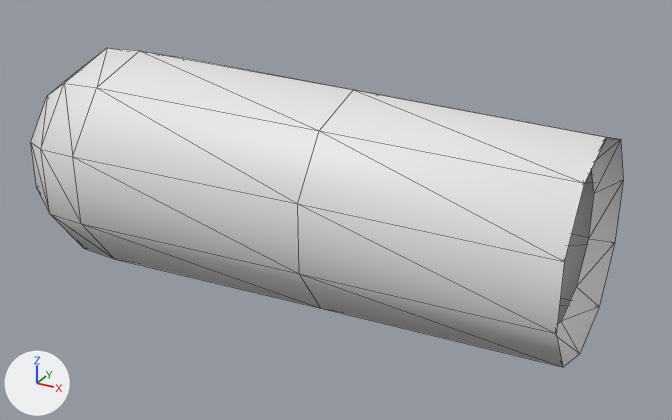
Before and after pictures for a commit that changed the glTF model assets/gear/robe_sleeve_r.glb.
The view is the same before and after, from a 50 mm camera at (0.382, -0.442, 0.212) aimed at (0.136, 0.006, -0.012). The axes (+X, +Y, +Z) are drawn at lower left. The lights are the same throughout. The older version comes first. Mesh edges are drawn as thin lines.

The first picture shows 'robe_sleeve_r'.
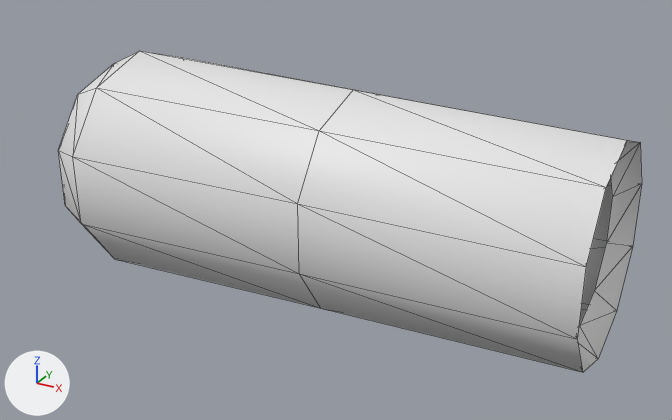
What changed in the scene script:
```text
Change me_robe_sleeve_r:
    used by ob_robe_sleeve_r; location = (0.0, 0.0, 0.0)
    remove me_robe_sleeve_r.from_pydata(...)  # 61 vertices, 110 faces; spans x -0.074..0.29, y -0.067..0.067, z -0.07..0.07
    add me_robe_sleeve_r.from_pydata(...)  # 61 vertices, 110 faces; spans x -0.059..0.3, y -0.067..0.067, z -0.07..0.07
    me_robe_sleeve_r part 1
    me_robe_sleeve_r.vertices[0].co: (-0.053, 0.0, 0.051) -> (-0.044, 0.0, 0.033)  # pixel (78, 69) -> not seen
    me_robe_sleeve_r.vertices[1].co: (-0.053, 0.03, 0.041) -> (-0.044, 0.02, 0.027)
    me_robe_sleeve_r.vertices[2].co: (-0.053, 0.049, 0.016) -> (-0.044, 0.032, 0.01)
    me_robe_sleeve_r.vertices[3].co: (-0.053, 0.049, -0.016) -> (-0.044, 0.032, -0.01)
    me_robe_sleeve_r.vertices[4].co: (-0.053, 0.03, -0.041) -> (-0.044, 0.02, -0.027)
    me_robe_sleeve_r.vertices[5].co: (-0.053, 0.0, -0.051) -> (-0.044, 0.0, -0.033)
    me_robe_sleeve_r.vertices[6].co: (-0.053, -0.03, -0.041) -> (-0.044, -0.02, -0.027)
    me_robe_sleeve_r.vertices[7].co: (-0.053, -0.049, -0.016) -> (-0.044, -0.032, -0.01)  # pixel (36, 188) -> not seen
    me_robe_sleeve_r.vertices[8].co: (-0.053, -0.049, 0.016) -> (-0.044, -0.032, 0.01)  # pixel (30, 142) -> not seen
    me_robe_sleeve_r.vertices[9].co: (-0.053, -0.03, 0.041) -> (-0.044, -0.02, 0.027)  # pixel (47, 95) -> pixel (71, 114)
    me_robe_sleeve_r.vertices[10].co: (-0.027, 0.0, 0.069) -> (-0.022, 0.0, 0.059)  # pixel (107, 47) -> pixel (114, 63)
    me_robe_sleeve_r.vertices[11].co: (-0.027, 0.04, 0.056) -> (-0.022, 0.035, 0.048)
    me_robe_sleeve_r.vertices[12].co: (-0.027, 0.065, 0.021) -> (-0.022, 0.056, 0.018)
    me_robe_sleeve_r.vertices[13].co: (-0.027, 0.065, -0.021) -> (-0.022, 0.056, -0.018)
    me_robe_sleeve_r.vertices[14].co: (-0.027, 0.04, -0.056) -> (-0.022, 0.035, -0.048)
    me_robe_sleeve_r.vertices[15].co: (-0.027, 0.0, -0.069) -> (-0.022, 0.0, -0.059)
    me_robe_sleeve_r.vertices[16].co: (-0.027, -0.04, -0.056) -> (-0.022, -0.035, -0.048)  # pixel (83, 248) -> pixel (93, 235)
    me_robe_sleeve_r.vertices[17].co: (-0.027, -0.065, -0.021) -> (-0.022, -0.056, -0.018)  # pixel (49, 213) -> pixel (65, 205)
    me_robe_sleeve_r.vertices[18].co: (-0.027, -0.065, 0.021) -> (-0.022, -0.056, 0.018)  # pixel (40, 149) -> pixel (58, 150)
    me_robe_sleeve_r.vertices[19].co: (-0.027, -0.04, 0.056) -> (-0.022, -0.035, 0.048)  # pixel (64, 83) -> pixel (77, 94)
    me_robe_sleeve_r.vertices[60].co: (-0.074, 0.0, 0.0) -> (-0.059, 0.0, 0.0)
    me_robe_sleeve_r part 2: all 20 vertices in x 0.278..0.29, y -0.057..0.057, z -0.062..0.062 are moved by (0.01, 0.0, 0.0)
```

Pixel boxes (x1, y1, x2, y2) of what changed, in the pictures (672 x 420 px; the box of a moved part takes in the faces that stretch with it):
'robe_sleeve_r', reshaped
    before: (31, 48, 623, 367)
    after: (58, 51, 642, 372)
part 1 of me_robe_sleeve_r, moved or reshaped
    before: (31, 48, 139, 259)
    after: (58, 52, 138, 223)
part 2 of me_robe_sleeve_r, moved or reshaped
    before: (298, 90, 623, 367)
    after: (298, 90, 642, 372)
